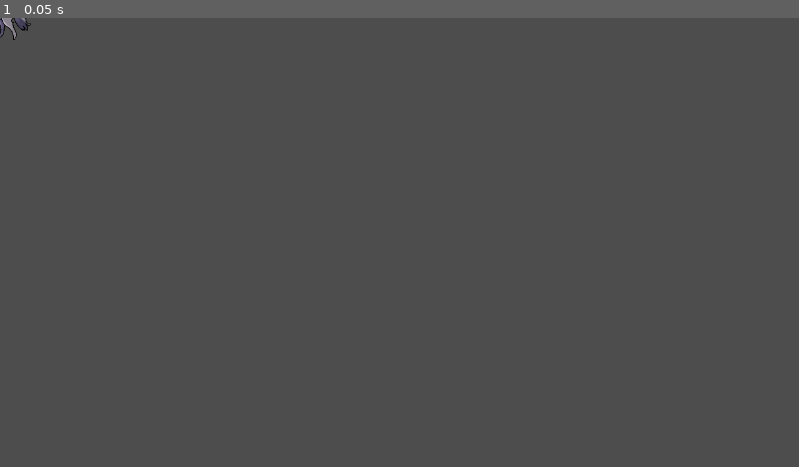
Above: before the commit, frame 1.
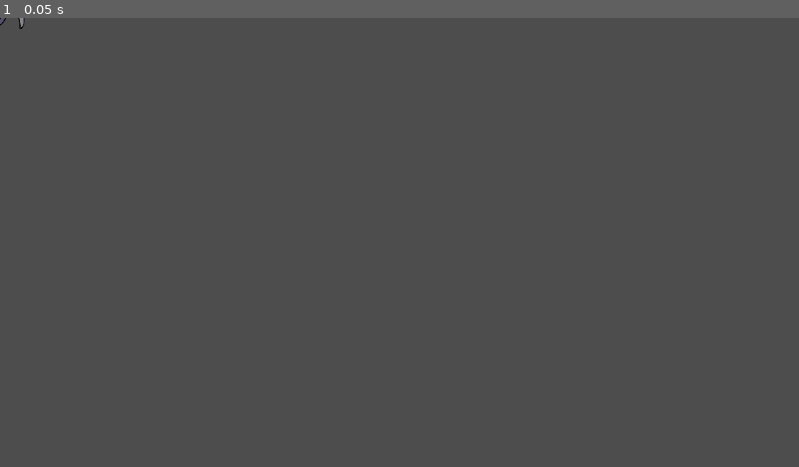
Above: after the commit, the same moment.

Repository: jonathaneeckhout/jdungeon-client
Game: Godot game, scene res://scenes/Enemies/Wolf/Wolf.tscn
Two runs of this game, one before a commit and one after it. Both use one fixed random seed, a clock stepped at 60 frames per second and the inputs below. This scene is started directly instead of the project's main scene.
Inputs:
- Up to frame 1 (0.05 s): no input

The runs differ from the first frame. In frame 1, less than 0.1% of the frame differs, in the area x 0-4%, y 0-5%.

Commit message:
do proper interpolation

Diff:
--- a/scenes/Enemies/Wolf/ServerSynchronizer.gd
+++ b/scenes/Enemies/Wolf/ServerSynchronizer.gd
@@ -1,30 +1,30 @@
 extends Node2D
 
-const INTERPOLATION_OFFSET = 100
+const INTERPOLATION_OFFSET = 0.1
 
 var last_sync_timestamp = 0.0
 var server_syncs_buffer = []
 
-@onready var enemy = $"../"
+@onready var root = $"../"
 
 
-func _process(_delta):
-	var render_time = Time.get_unix_time_from_system()
+func _physics_process(_delta):
+	var render_time = Time.get_unix_time_from_system() - INTERPOLATION_OFFSET
+
+	while server_syncs_buffer.size() > 2 and render_time > server_syncs_buffer[1]["timestamp"]:
+		server_syncs_buffer.remove_at(0)
 
 	if server_syncs_buffer.size() > 1:
-		while server_syncs_buffer.size() > 2 and render_time > server_syncs_buffer[1]["timestamp"]:
-			server_syncs_buffer.remove_at(0)
-
 		var interpolation_factor = (
 			float(render_time - server_syncs_buffer[0]["timestamp"])
 			/ float(server_syncs_buffer[1]["timestamp"] - server_syncs_buffer[0]["timestamp"])
 		)
 
 		var new_position = server_syncs_buffer[0]["position"].lerp(
-			server_syncs_buffer[0]["position"], interpolation_factor
+			server_syncs_buffer[1]["position"], interpolation_factor
 		)
 
-		enemy.target_position = new_position
+		root.position = new_position
 
 
 @rpc("call_remote", "authority", "unreliable") func sync(timestamp: float, pos: Vector2):
@@ -37,4 +37,4 @@
 
 
 @rpc("call_remote", "authority", "reliable") func hurt(current_hp: int, amount: int):
-	enemy.hurt(current_hp, amount)
+	root.hurt(current_hp, amount)
--- a/scenes/Enemies/Wolf/Wolf.gd
+++ b/scenes/Enemies/Wolf/Wolf.gd
@@ -1,16 +1,8 @@
 extends CharacterBody2D
 
-
 const MAX_HP = 100.0
-const SPEED=250
+const SPEED = 250
 var hp = MAX_HP
-
-@onready var target_position =  position
-
-func _physics_process(_delta):
-	velocity = position.direction_to(target_position) * SPEED
-	if position.distance_to(target_position) > 10:
-		move_and_slide()
 
 
 func hurt(current_hp: int, _damage: int):
--- a/scenes/Enemies/Wolf/Wolf.tscn
+++ b/scenes/Enemies/Wolf/Wolf.tscn
@@ -20,10 +20,10 @@
 shape = SubResource("CircleShape2D_vau8a")
 
 [node name="Sprites" type="Node2D" parent="."]
-scale = Vector2(0.1, 0.1)
+scale = Vector2(0.15, 0.15)
 
 [node name="Sheep" type="Sprite2D" parent="Sprites"]
-position = Vector2(1, 0)
+position = Vector2(0, -213.333)
 texture = ExtResource("2_3cl6q")
 
 [node name="Interface" type="Control" parent="."]
--- a/scenes/Levels/Grassland/Grassland.tscn
+++ b/scenes/Levels/Grassland/Grassland.tscn
@@ -1,6 +1,7 @@
 [gd_scene format=3 uid="uid://us65dkj5bnp1"]
 
 [node name="Grassland" type="Node2D"]
+y_sort_enabled = true
 
 [node name="Players" type="Node2D" parent="."]
 y_sort_enabled = true
--- a/scenes/Player/Player.gd
+++ b/scenes/Player/Player.gd
@@ -17,6 +17,7 @@
 
 @onready var target_position = position
 
+
 func _ready():
 	if player == multiplayer.get_unique_id():
 		$Camera2D.make_current()
@@ -24,12 +25,6 @@
 		$Camera2D/UILayer.show()
 	else:
 		$Camera2D.queue_free()
-
-
-func _process(_delta):
-	velocity = position.direction_to(target_position) * SPEED
-	if position.distance_to(target_position) > 10:
-		move_and_slide()
 
 
 func hurt(current_hp: int, _damage: int):
--- a/scenes/Player/ServerSynchronizer.gd
+++ b/scenes/Player/ServerSynchronizer.gd
@@ -1,6 +1,6 @@
 extends Node2D
 
-const INTERPOLATION_OFFSET = 100
+const INTERPOLATION_OFFSET = 0.1
 
 var last_sync_timestamp = 0.0
 var server_syncs_buffer = []
@@ -9,22 +9,22 @@
 
 
 func _process(_delta):
-	var render_time = Time.get_unix_time_from_system()
+	var render_time = Time.get_unix_time_from_system() - INTERPOLATION_OFFSET
+
+	while server_syncs_buffer.size() > 2 and render_time > server_syncs_buffer[1]["timestamp"]:
+		server_syncs_buffer.remove_at(0)
 
 	if server_syncs_buffer.size() > 1:
-		while server_syncs_buffer.size() > 2 and render_time > server_syncs_buffer[1]["timestamp"]:
-			server_syncs_buffer.remove_at(0)
-
 		var interpolation_factor = (
 			float(render_time - server_syncs_buffer[0]["timestamp"])
 			/ float(server_syncs_buffer[1]["timestamp"] - server_syncs_buffer[0]["timestamp"])
 		)
 
 		var new_position = server_syncs_buffer[0]["position"].lerp(
-			server_syncs_buffer[0]["position"], interpolation_factor
+			server_syncs_buffer[1]["position"], interpolation_factor
 		)
 
-		player.target_position = new_position
+		player.position = new_position
 
 
 @rpc("call_remote", "authority", "unreliable") func sync(timestamp: float, pos: Vector2):
